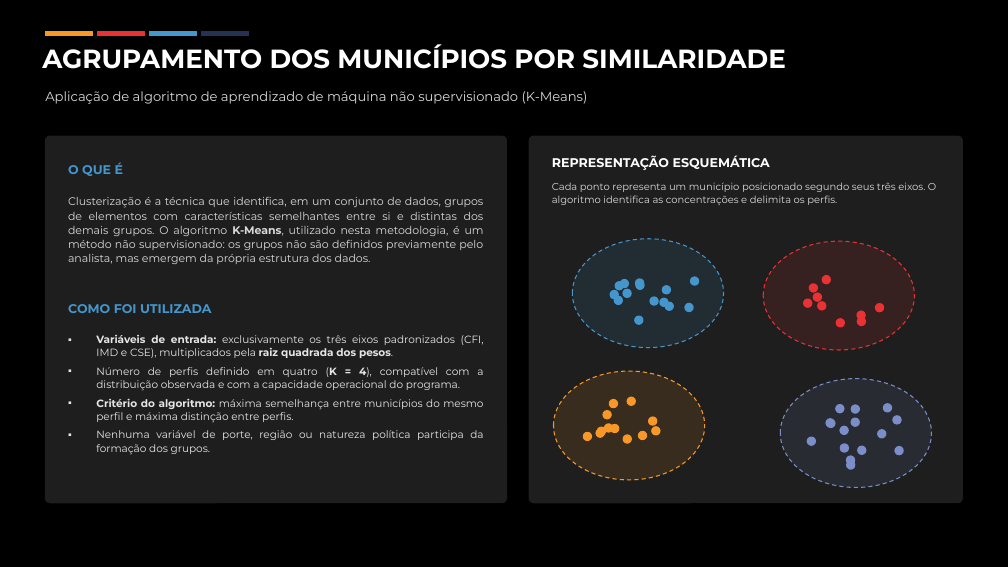
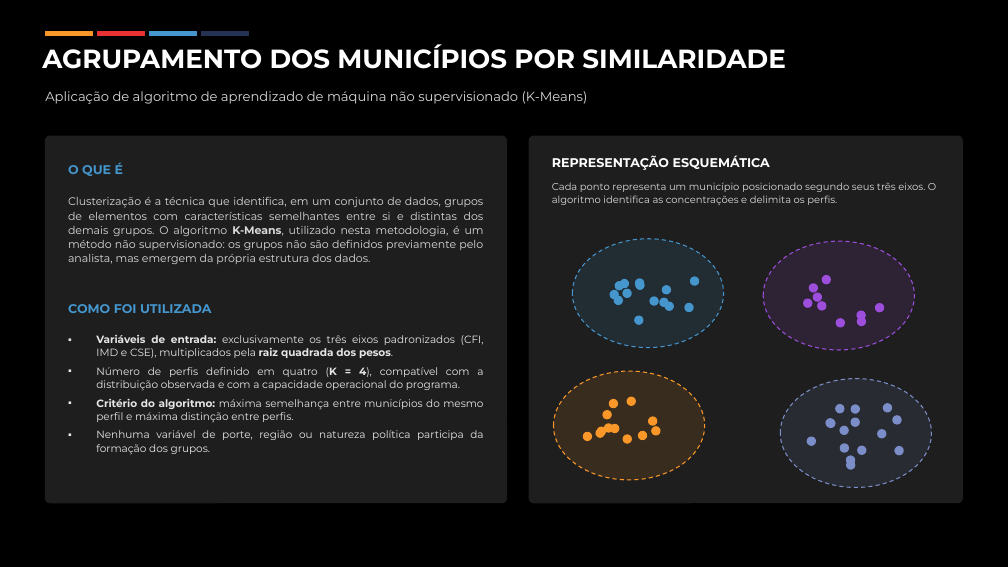
Before and after one commit to aryanecavalcantefranca/projeto-oportunidades, a slide deck: slide 13 of metodologia_cidades_inteligentes/apresentacao/Metodologia_Selecao_Municipios_Cidades_Inteligentes_raiz_peso.pptx. Drawn at 1008x567 pixels with LibreOffice and Linux fonts; fonts in the diff are those of the drawing. Boxes give left, top, right and bottom in pixels: in the first picture for what was removed or moved away, otherwise in the second. Text is boxed around its words. In the diff, an @@ line names an element or a change of style, - is before the commit and + after.

```diff
--- a/metodologia_cidades_inteligentes/apresentacao/Metodologia_Selecao_Municipios_Cidades_Inteligentes_raiz_peso.pptx
+++ b/metodologia_cidades_inteligentes/apresentacao/Metodologia_Selecao_Municipios_Cidades_Inteligentes_raiz_peso.pptx
@@ ellipse at box(764, 241, 915, 350): fill #EA3234 at 12% opacity to #9D4EDD at 12% opacity; outline #EA3234 1 pt dashed to #9D4EDD 1 pt dashed @@
@@ fill #EA3234 to #9D4EDD; outline #EA3234 1 pt to #9D4EDD 1 pt in 9 elements at box(804, 299, 812, 308), box(822, 275, 830, 284), box(858, 318, 866, 326), box(814, 293, 822, 302), box(809, 284, 817, 292), box(858, 311, 866, 319), box(818, 302, 827, 310), box(876, 303, 884, 312), box(836, 319, 845, 327) @@
```
Also in this commit, not shown: 7 other slides changed, 2 slides added, 3 other files.
